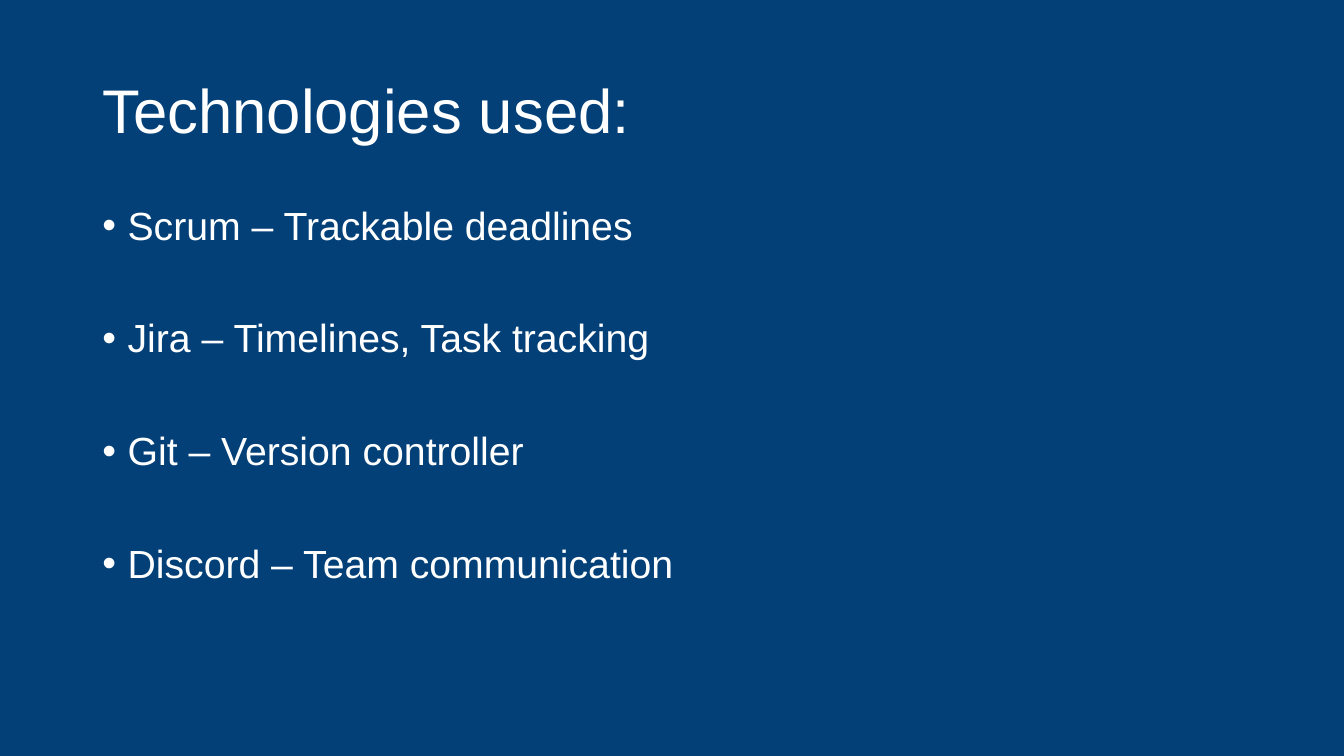
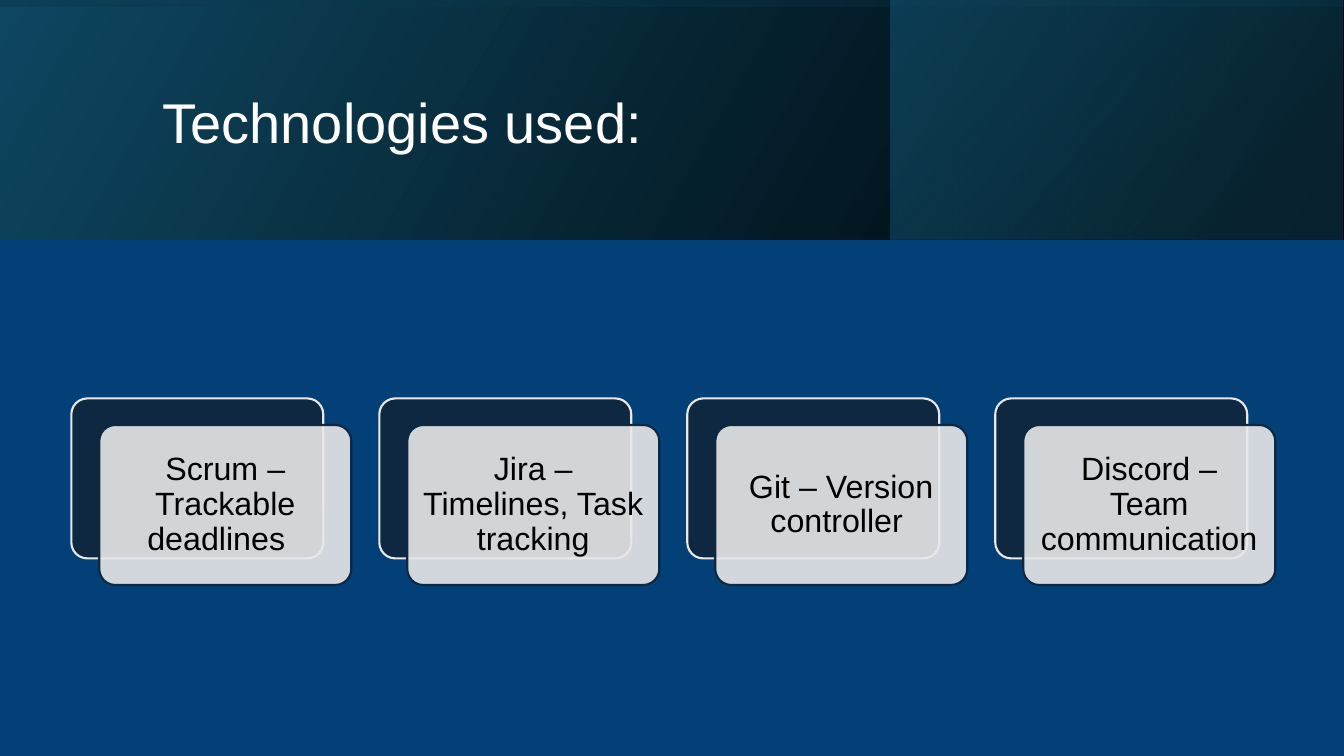
Before and after one commit to maggotstf2/mestermu, a slide deck: slide 7 of documentation/TORMA Biztonságtechnika.pptx (slide 5 before the commit). Drawn at 1344x756 pixels with LibreOffice and Linux fonts; fonts in the diff are those of the drawing. Boxes give left, top, right and bottom in pixels: in the first picture for what was removed or moved away, otherwise in the second. Text is boxed around its words. In the diff, an @@ line names an element or a change of style, - is before the commit and + after.

```diff
--- a/documentation/TORMA Biztonságtechnika.pptx
+++ b/documentation/TORMA Biztonságtechnika.pptx
@@ rectangle added at [0, 0, 1344, 239], fill gradient #000000 to #104862 @@
@@ rectangle added at [0, 0, 1344, 239], fill gradient #104862 to #000000 @@
@@ rectangle added at [891, 0, 1343, 239], fill gradient #0B3041 to #156082 @@
@@ title "Technologies used:": place and size @@
-title "Technologies used:" at [102, 88, 630, 145]
+title "Technologies used:" at [163, 102, 642, 153]
@@ title "Technologies used:" at [163, 102, 642, 153]: size 44 to 40 pt @@
@@ text removed at [128, 211, 673, 579] @@
-• Scrum – Trackable deadlines
-• Jira – Timelines, Task tracking
-• Git – Version controller
-• Discord – Team communication
@@ group added at [72, 398, 1275, 586]: 8 rounded rectangles, 4 texts @@
+Scrum – Trackable deadlines
+Jira – Timelines, Task tracking
+Git – Version controller
+Discord – Team communication
```
Also in this commit, not shown: 4 other slides changed, 5 slides added.
